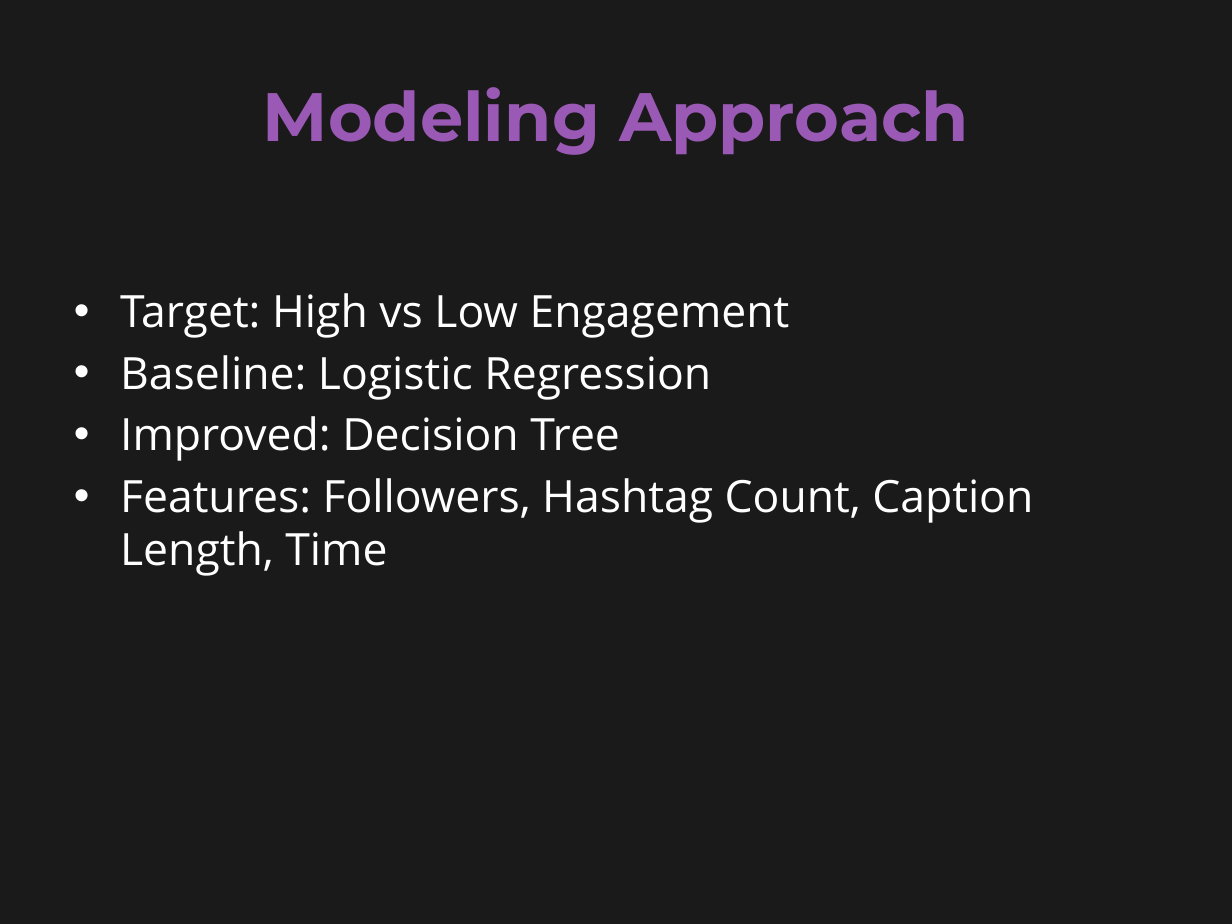
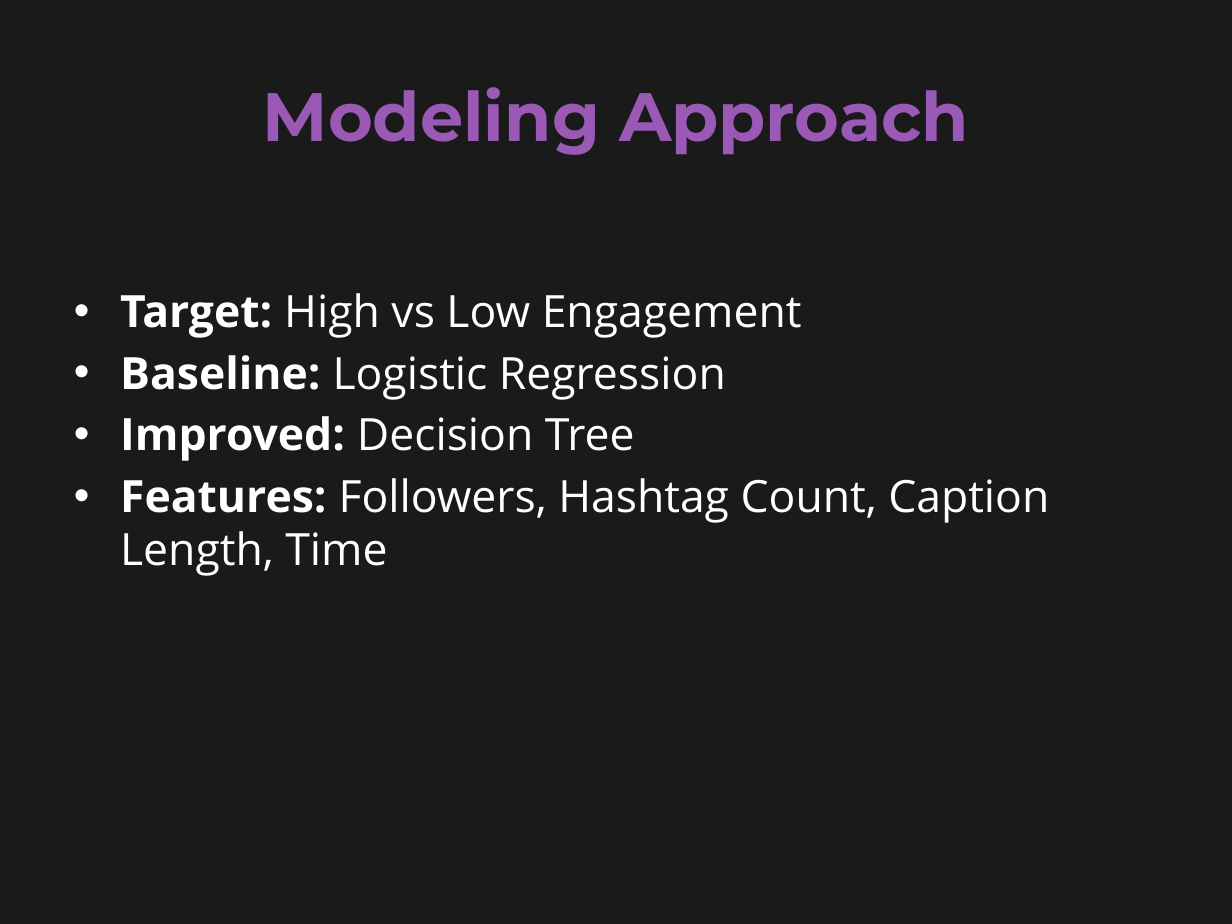
Before and after one commit to utsavi14/social_media_engagement_project, a slide deck: slide 9 of Capstone.pptx. Drawn at 1232x924 pixels with LibreOffice and Linux fonts; fonts in the diff are those of the drawing. Boxes give left, top, right and bottom in pixels: in the first picture for what was removed or moved away, otherwise in the second. Text is boxed around its words. In the diff, an @@ line names an element or a change of style, - is before the commit and + after.

```diff
--- a/Capstone.pptx
+++ b/Capstone.pptx
@@ text "Target: High vs Low Engagement" at bbox=[120, 293, 1049, 576]: bold on in "Target:", "Baseline:", "Improved:", "Features:" @@
```
Also in this commit, not shown: 2 other slides changed, 1 other file.
